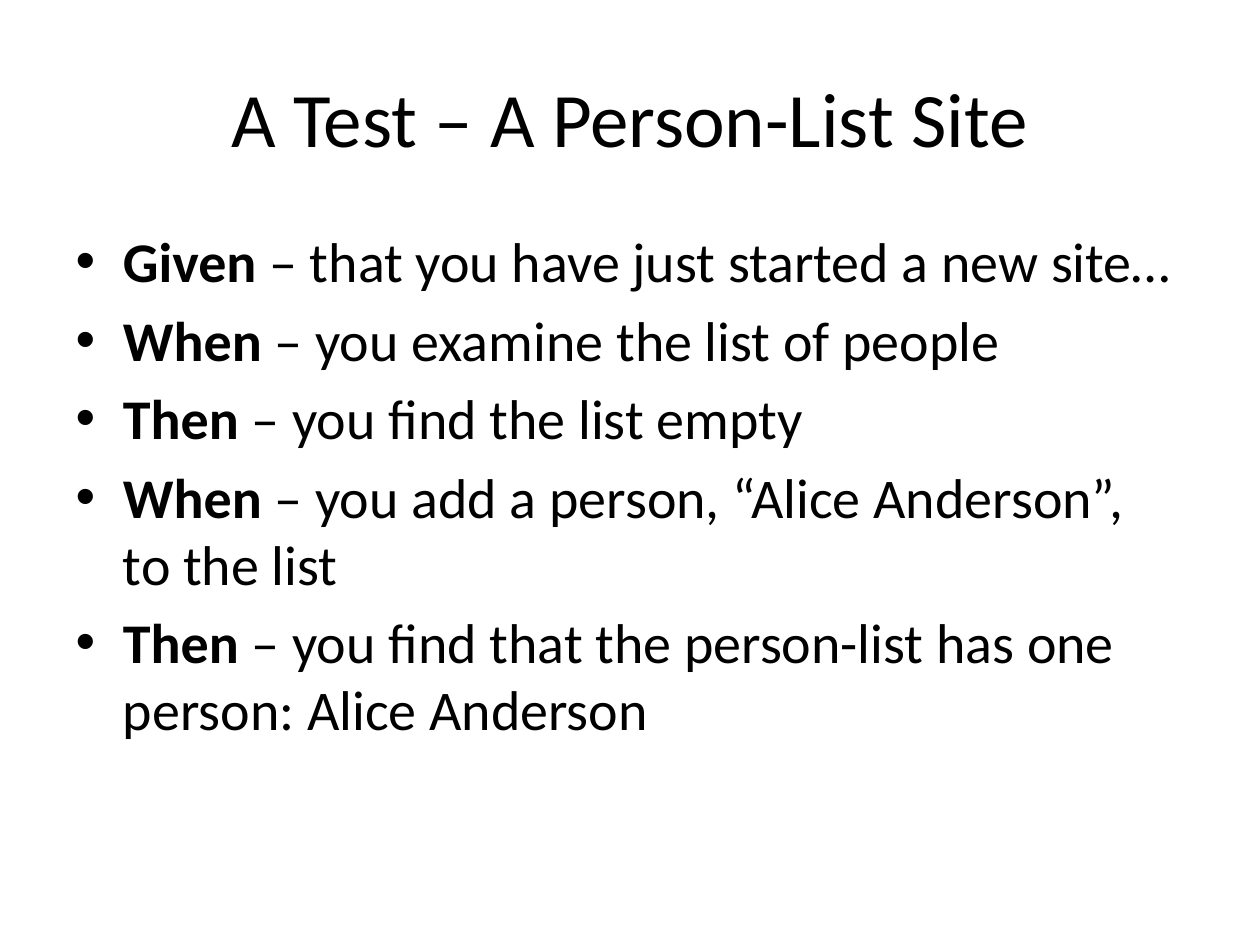
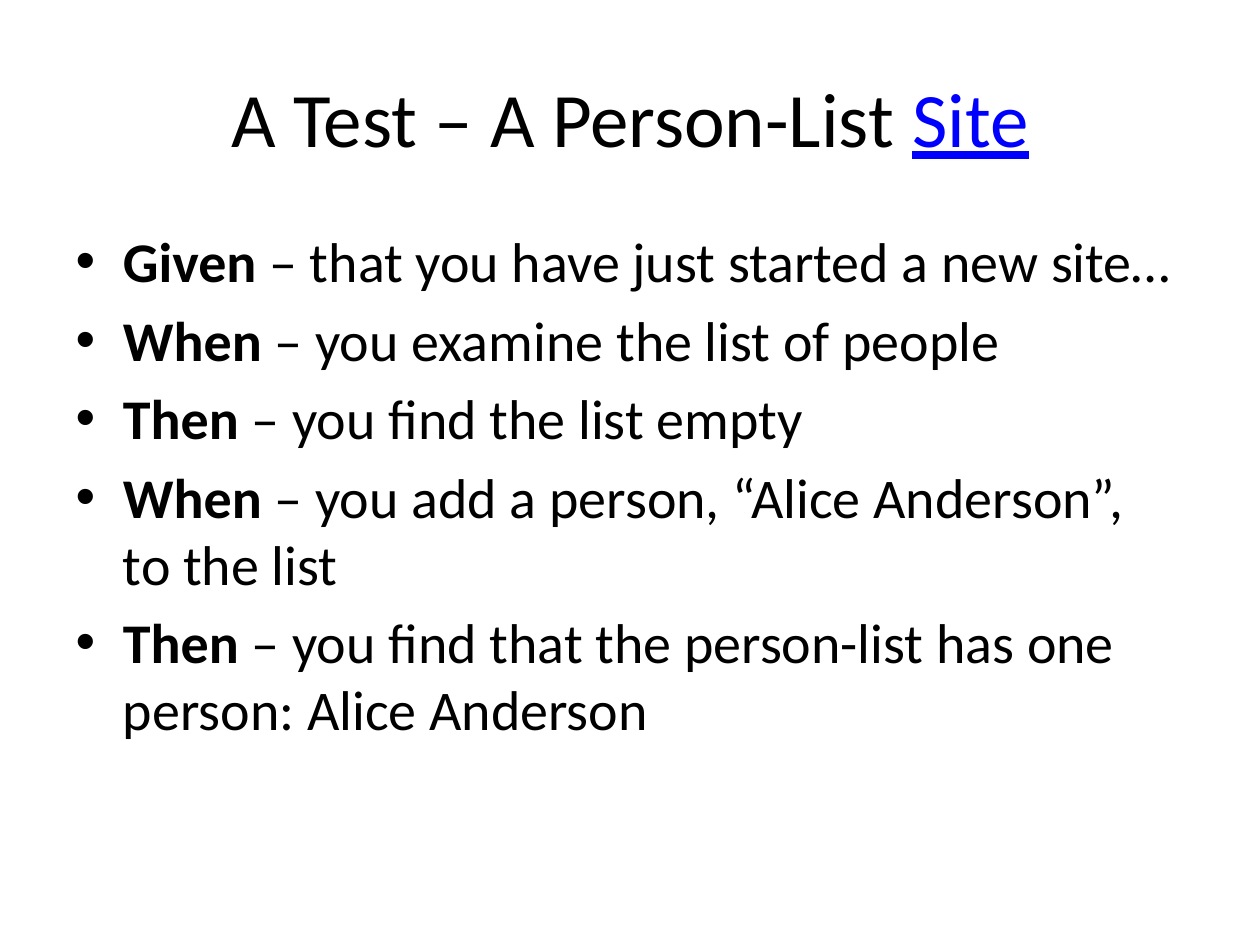
Before and after one commit to RichardAlexanderGreen/example-geb, a slide deck: slide 5 of GebTalk.pptx. Drawn at 1260x945 pixels with LibreOffice and Linux fonts; fonts in the diff are those of the drawing. Boxes give left, top, right and bottom in pixels: in the first picture for what was removed or moved away, otherwise in the second. Text is boxed around its words. In the diff, an @@ line names an element or a change of style, - is before the commit and + after.

```diff
--- a/GebTalk.pptx
+++ b/GebTalk.pptx
@@ title "A Test – A Person-List ..." at bbox=[231, 94, 1028, 159]: text colour #000000 to #0000FF, underline on in "Site" @@
```
Also in this commit, not shown: 8 other slides changed.
